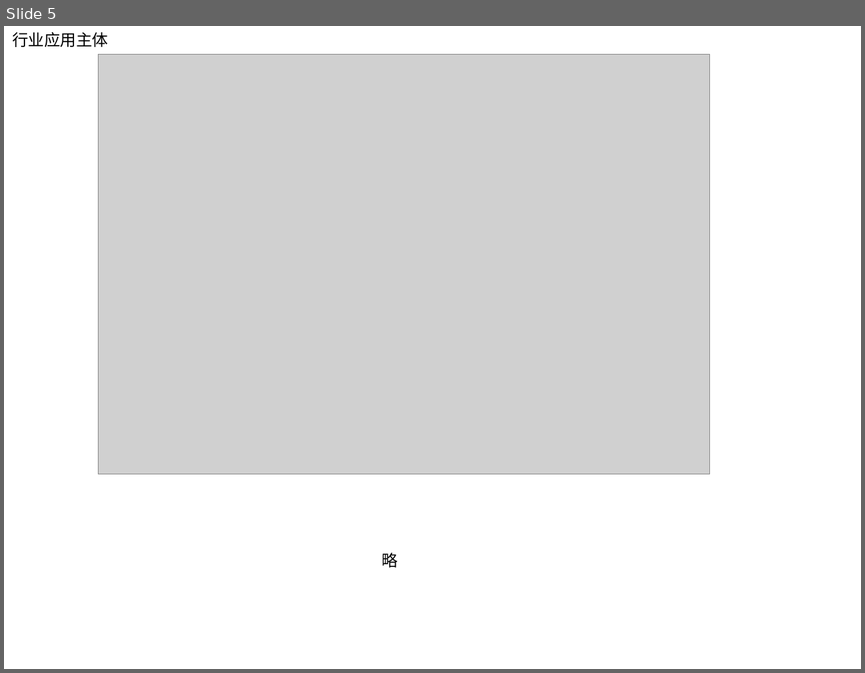
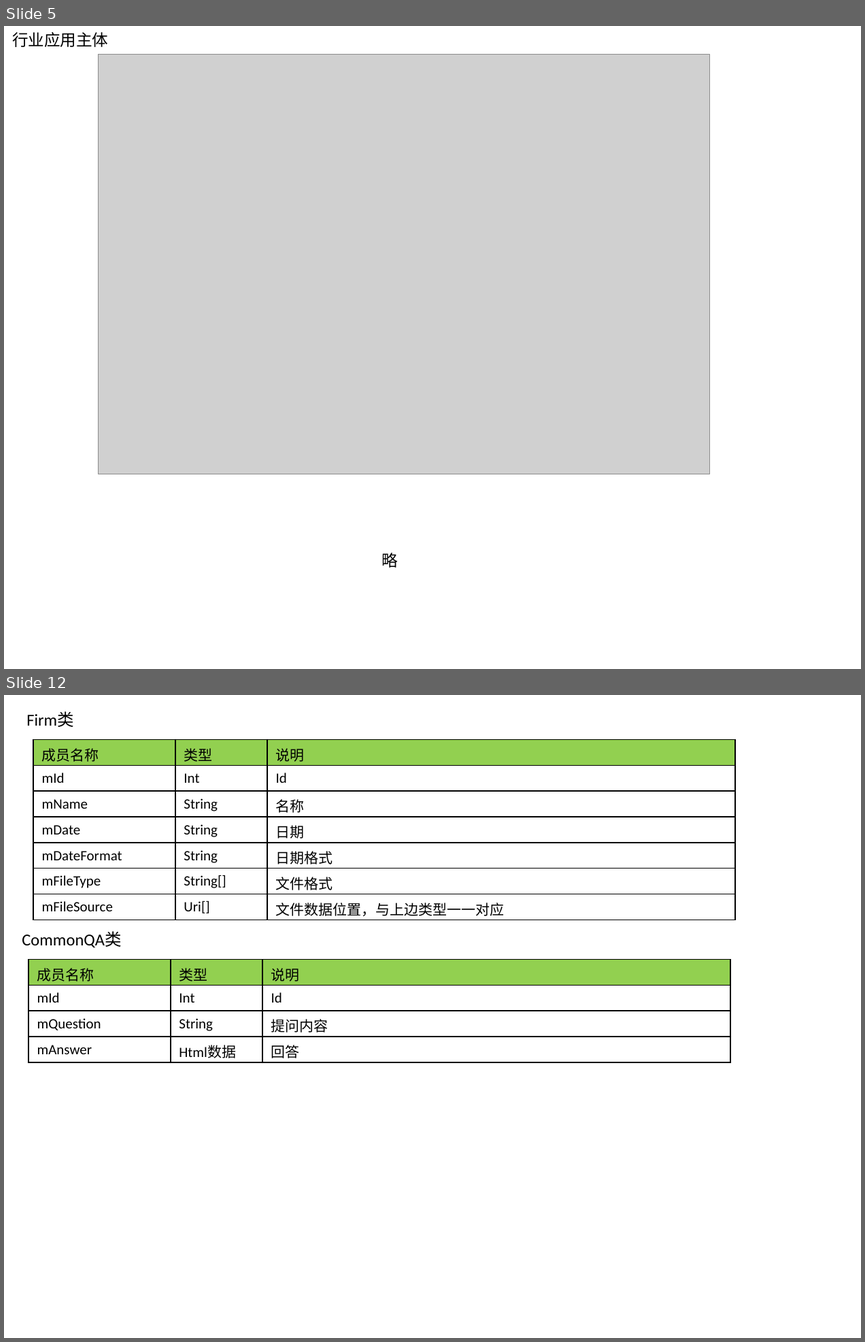
Before and after one commit to shining-force/My2019, a slide deck: MyCompany/资源汇总.pptx. Shown one above the other, each under a label of ours: slide 5 before the commit, slides 5 and 12 after it; the slides between them are not shown. The pictures are 865x673 and 865x1342 pixels, drawn with LibreOffice and Linux fonts; fonts in the diff are those of the drawing; grey boxes stand for pictures. Boxes give left, top, right and bottom in pixels: in the first picture for what was removed or moved away, otherwise in the second. Text is boxed around its words. In the diff, an @@ line names an element or a change of style, - is before the commit and + after.

```diff
--- a/MyCompany/资源汇总.pptx
+++ b/MyCompany/资源汇总.pptx
@@ slide 12 added at (x1=4, y1=695, x2=861, y2=1338), background #FFFFFF @@
@@ text added at (x1=26, y1=712, x2=74, y2=727), 14 pt, text #000000 @@
+Firm类
@@ table added at (x1=33, y1=740, x2=735, y2=919), 7 rows, 3 columns @@
+成员名称 | 类型 | 说明
+mId | Int | Id
+mName | String | 名称
+mDate | String | 日期
+mDateFormat | String | 日期格式
+mFileType | String[] | 文件格式
+mFileSource | Uri[] | 文件数据位置，与上边类型一一对应
@@ text added at (x1=22, y1=932, x2=121, y2=948), 14 pt, text #000000 @@
+CommonQA类
@@ table added at (x1=29, y1=959, x2=730, y2=1062), 4 rows, 3 columns @@
+成员名称 | 类型 | 说明
+mId | Int | Id
+mQuestion | String | 提问内容
+mAnswer | Html数据 | 回答
```
Also in this commit, not shown: 3 slides changed, 3 other slides added, 11 other files.
